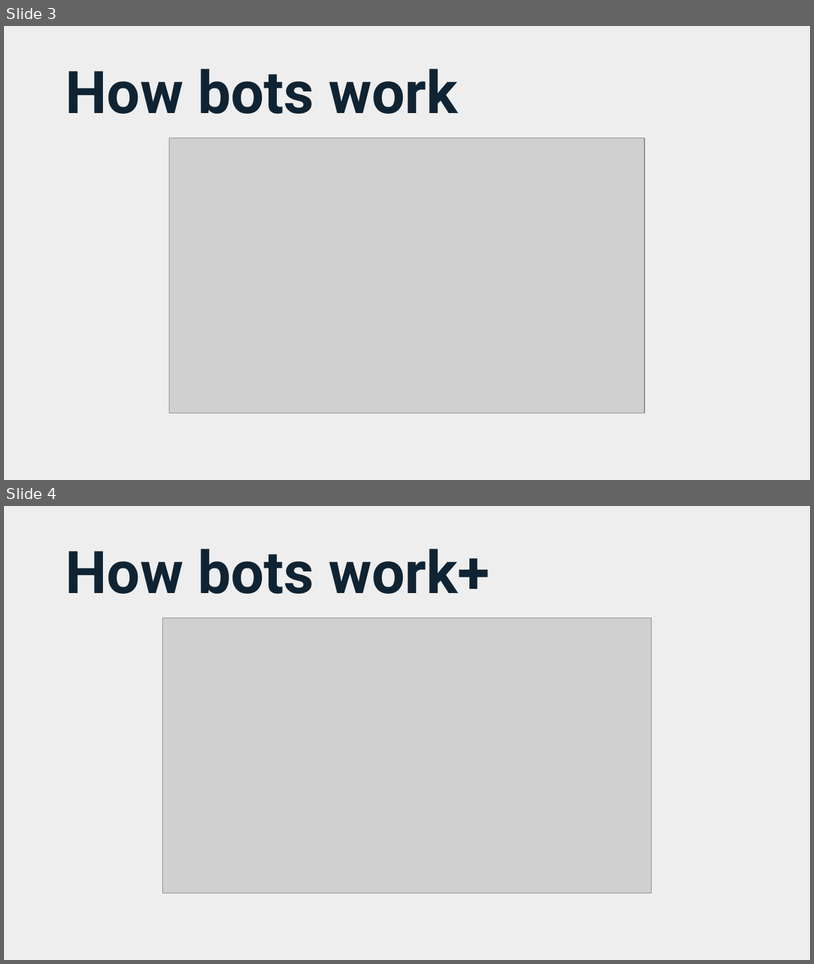
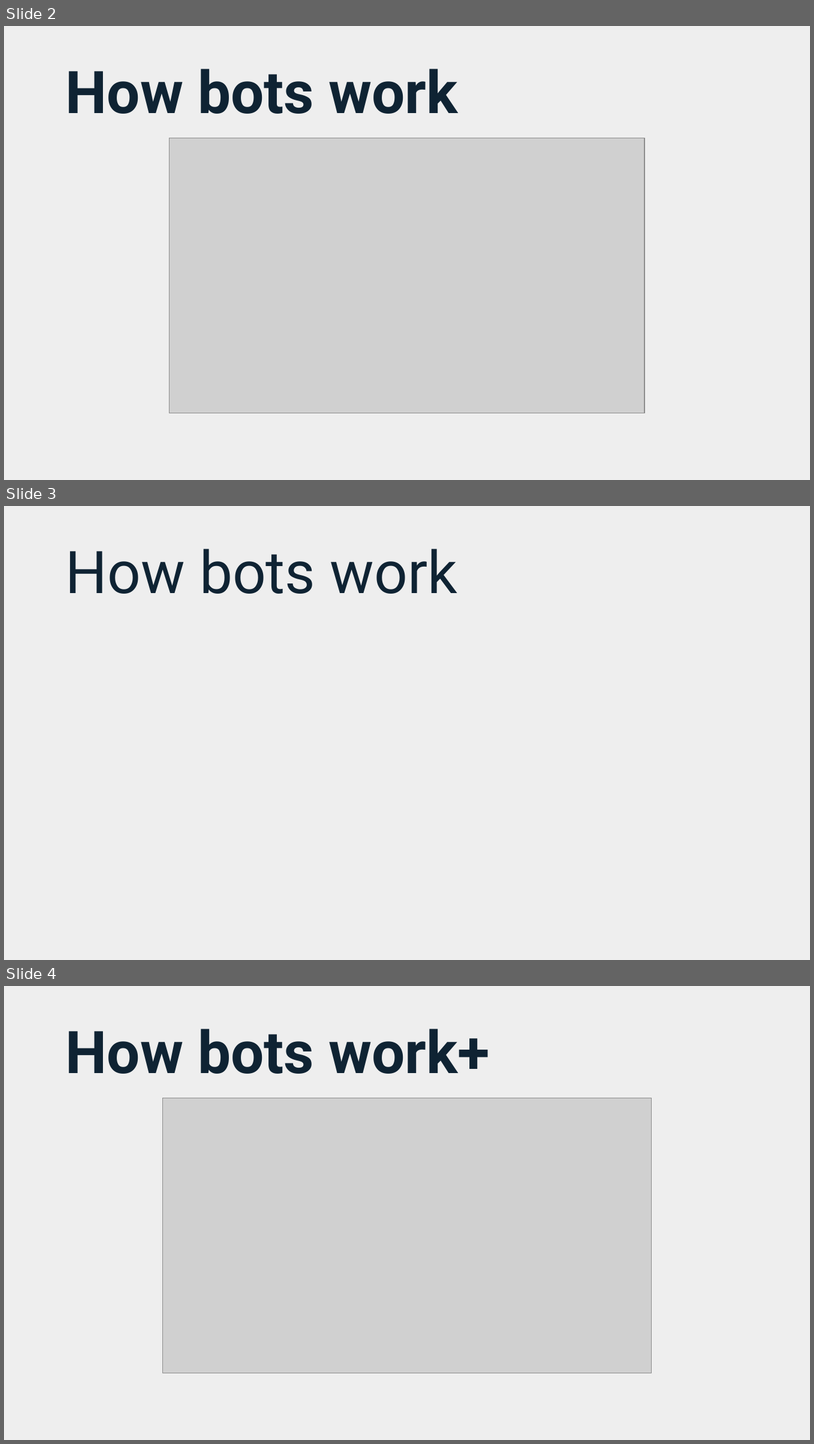
Before and after one commit to enzocano/json-func-bot, a slide deck: docs/FuncBot.pptx. Shown one above the other, each under a label of ours: slides 3 and 4 before the commit, slides 2, 3 and 4 after it. The pictures are 814x964 and 814x1444 pixels, drawn with LibreOffice and Linux fonts; fonts in the diff are those of the drawing; grey boxes stand for pictures; background and template pictures are left out. Boxes give left, top, right and bottom in pixels: in the first picture for what was removed or moved away, otherwise in the second. Text is boxed around its words. In the diff, an @@ line names an element or a change of style, - is before the commit and + after.

```diff
--- a/docs/FuncBot.pptx
+++ b/docs/FuncBot.pptx
@@ slide 3 added at bbox=[4, 506, 810, 960], background picture (left out) @@
@@ title added at bbox=[65, 549, 458, 594], 70 pt, text #0F2333 @@
+How bots work
@@ what was slide 3 is now slide 2 @@
```
Also in this commit, not shown: 1 slide changed, 1 slide removed, 10 other files.
